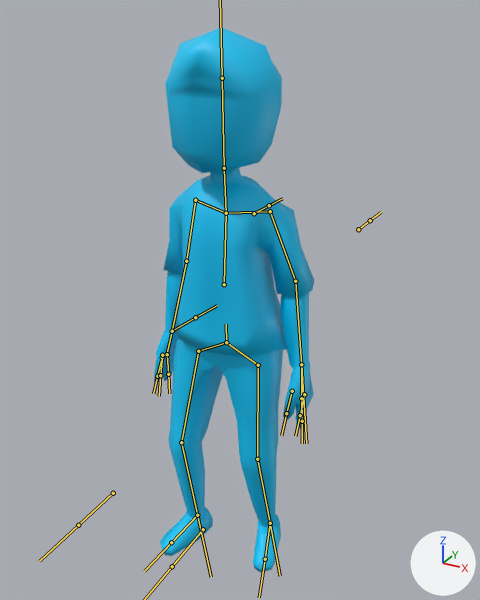
Before and after pictures for a commit that changed the FBX model Assets/Visual/Animations/Character_Animations.fbx.
Camera for both pictures: a 50 mm lens placed at (4.18, -7.1, 7.98), pointed at (0.11, 0.28, 4.29). The lights are fixed; the arrows at lower right show +X, +Y and +Z. Both versions are drawn at frame 7 of the action 'Armature|Idle'; the numbers are the values there. The bones that bend it are drawn over the model as lines.

The first picture shows '1'.
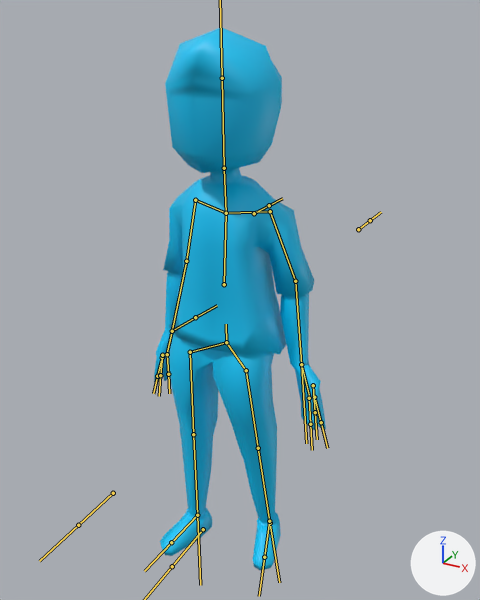
What changed in the scene script:
```text
Change bone_l_hip:
    where bone_l_hip = bpy.data.objects['Armature'].pose.bones['L_Hip']  # child of 'Bone'
    bone_l_hip.rotation_quaternion: (1.0, 0.0, 0.0, 0.0) -> (0.941, -0.001, -0.138, -0.307)  # degrees (0, 0, 0) -> degrees (5, -15, -37)
Change bone_l_thigh:
    where bone_l_thigh = bpy.data.objects['Armature'].pose.bones['L_Thigh']  # child of 'L_Hip'
    bone_l_thigh.rotation_quaternion: (0.998, 0.012, -0.009, -0.062) -> (0.907, -0.016, -0.191, 0.375)  # degrees (1, -1, -7) -> degrees (-11, -20, 47)
Change bone_l_leg:
    where bone_l_leg = bpy.data.objects['Armature'].pose.bones['L_Leg']  # child of 'L_Thigh'
    bone_l_leg.rotation_quaternion: (0.989, -0.012, 0.0, 0.15) -> (0.998, 0.004, 0.0, -0.055)  # degrees (-1, 0, 17) -> degrees (0, 0, -6)
Change bone_r_hip:
    where bone_r_hip = bpy.data.objects['Armature'].pose.bones['R_Hip']  # child of 'Bone'
    bone_r_hip.rotation_quaternion: (1.0, 0.0, 0.0, 0.0) -> (0.971, 0.05, 0.129, 0.193)  # degrees (0, 0, 0) -> degrees (9, 13, 24)
Change bone_r_thigh:
    where bone_r_thigh = bpy.data.objects['Armature'].pose.bones['R_Thigh']  # child of 'R_Hip'
    bone_r_thigh.rotation_quaternion: (0.986, 0.02, 0.104, 0.128) -> (0.95, -0.043, 0.206, -0.233)  # degrees (4, 11, 15) -> degrees (-11, 22, -30)
Change bone_r_leg:
    where bone_r_leg = bpy.data.objects['Armature'].pose.bones['R_Leg']  # child of 'R_Thigh'
    bone_r_leg.rotation_quaternion: (0.986, -0.013, 0.0, -0.169) -> (0.998, 0.004, 0.0, 0.055)  # degrees (-1, 0, -19) -> degrees (0, 0, 6)
Change bone_l_foot:
    where bone_l_foot = bpy.data.objects['Armature'].pose.bones['L_Foot']  # child of 'L_Leg.001'
    bone_l_foot.location: (0.0, 0.0, 0.0) -> (0.05, -0.01, 0.0)
Change bone_l_hand:
    where bone_l_hand = bpy.data.objects['Armature'].pose.bones['L_Hand']  # child of 'L_Elbo.001'
    bone_l_hand.rotation_quaternion: (1.0, 0.0, 0.0, 0.0) -> (0.889, 0.19, -0.412, 0.068)  # degrees (0, 0, 0) -> degrees (26, -49, -3)
```

Changed parts and their boxes [x1, y1, x2, y2] in the pictures (480 x 600 px):
'1', posed (7% wider)
    before: [154, 27, 314, 572]
    after: [154, 27, 326, 570]
bone 'L_Hip', root to tip
    before: (226, 342) to (258, 365)
    after: (226, 342) to (246, 370)
bone 'L_Thigh', root to tip
    before: (258, 365) to (257, 459)
    after: (246, 370) to (258, 448)
bone 'L_Leg', root to tip
    before: (257, 459) to (270, 523)
    after: (258, 448) to (269, 521)
bone 'R_Hip', root to tip
    before: (226, 342) to (198, 351)
    after: (226, 342) to (190, 352)
bone 'R_Thigh', root to tip
    before: (198, 351) to (181, 442)
    after: (190, 352) to (193, 434)
bone 'R_Leg', root to tip
    before: (181, 442) to (197, 515)
    after: (193, 434) to (197, 515)
bone 'L_Foot', root to tip
    before: (270, 523) to (265, 559)
    after: (269, 521) to (264, 557)
bone 'L_Hand', root to tip
    before: (301, 364) to (301, 394)
    after: (301, 364) to (309, 396)
